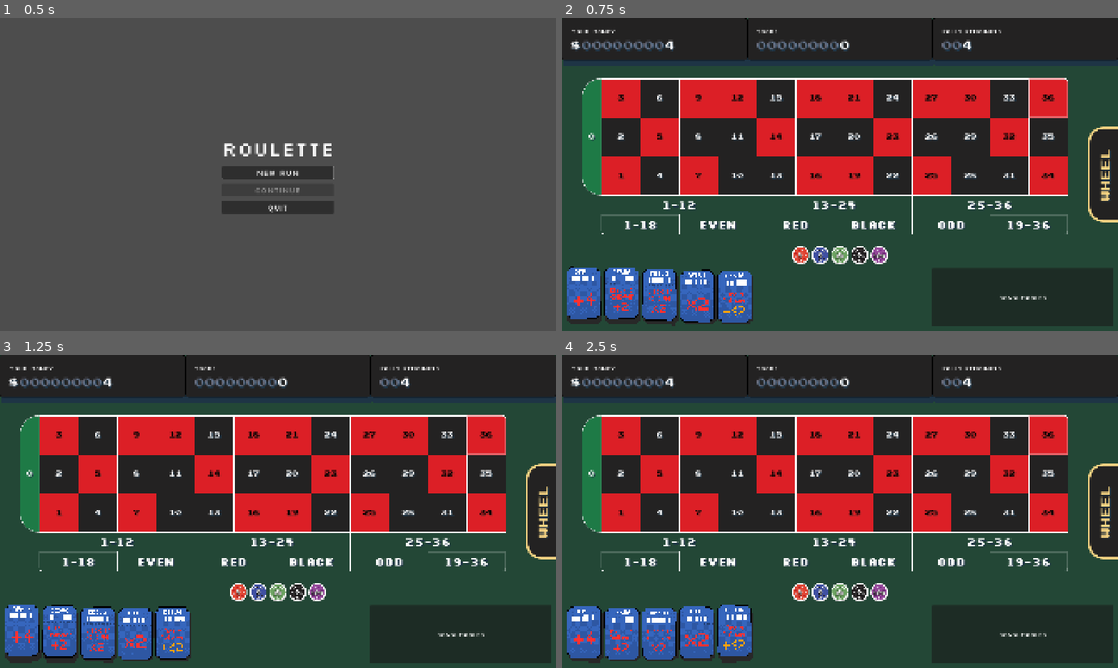
Above: before the commit, frames 1-4 (two rows, left to right).
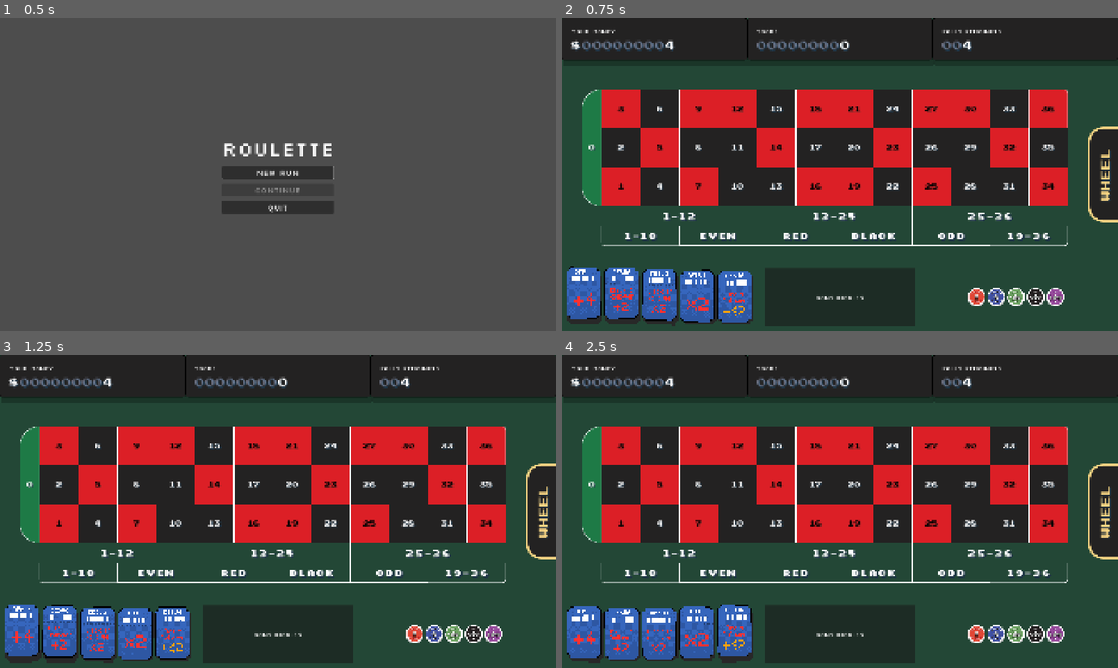
Above: after the commit, the same moments.

Repository: ross-ca/roulette-wheel
Game: Godot game, scene res://scenes/main_menu/main_menu.tscn
Two runs of this game, one before a commit and one after it. Both use one fixed random seed, a clock stepped at 60 frames per second and the inputs below.
Inputs:
- Up to frame 1 (0.5 s): no input
- Up to frame 2 (0.75 s): click "New run" at 0.5 s
- Up to frame 3 (1.25 s): no input
- Up to frame 4 (2.5 s): click "WHEEL" at 1.25 s; click "TABLE" at 2 s

Frame 1 is identical in both runs. In frame 2, 29% of the frame differs, in the area x 0-100%, y 13-99%; in frame 3, 29%; in frame 4, 29%.

Commit message:
feat: adjust betting table layout

Diff:
--- a/project.godot
+++ b/project.godot
@@ -13,6 +13,7 @@
 config/name="roulette-wheel"
 run/main_scene="res://scenes/main_menu/main_menu.tscn"
 config/features=PackedStringArray("4.7", "Forward Plus")
+boot_splash/bg_color=Color(0, 0, 0, 1)
 config/icon="res://icon.svg"
 
 [autoload]
@@ -34,3 +35,4 @@
 [rendering]
 
 rendering_device/driver.windows="d3d12"
+textures/vram_compression/import_etc2_astc=true
--- a/scenes/betting_view/betting_view.gd
+++ b/scenes/betting_view/betting_view.gd
@@ -1,7 +1,8 @@
 class_name BettingView
 extends Control
-## The play phase's betting screen: money, score and rolls along the top, the table, the chips to
-## drag onto it, the tickets and consumables along the bottom, and the WHEEL tab on the right edge.
+## The play phase's betting screen: money, score and rolls along the top, the table, the tickets,
+## consumables and the chips to drag onto the table along the bottom (left, middle and right), and
+## the WHEEL tab on the right edge.
 ## Display only: it reports what the player does through its signals, and play.gd decides what
 ## happens.
 
@@ -10,6 +11,9 @@
 signal wheel_requested
 
 const CHIP_SCENE := preload("res://scenes/chip/chip.tscn")
+## Most chips in a row before they wrap onto another. The rows are kept even, so seven chips make
+## a row of four and a row of three.
+const CHIPS_PER_ROW := 5
 
 ## Where the shared ticket strip sits while this view is showing. play.gd moves it there.
 @onready var ticket_slot: Control = %TicketSlot
@@ -18,7 +22,7 @@
 @onready var _rolls: StatDisplay = %RollsDisplay
 @onready var _score: StatDisplay = %ScoreDisplay
 @onready var _table: BetTable = %Table
-@onready var _chips: HBoxContainer = %Chips
+@onready var _chips: VBoxContainer = %Chips # one centred HBoxContainer per row of chips
 
 
 func _ready() -> void:
@@ -42,14 +46,23 @@
 	_table.show_pockets(pockets)
 
 
-## Replaces the chips in the row with one per value, in order. A chip's tier is its index here.
+## Replaces the chips with one per value, in order, in centred rows. A chip's tier is its index here.
 func set_chip_values(values: Array[int]) -> void:
-	for child in _chips.get_children():
-		child.queue_free()
+	for row in _chips.get_children():
+		_chips.remove_child(row) # so set_editable only sees the new rows
+		row.queue_free()
+	var rows := ceili(values.size() / float(CHIPS_PER_ROW))
+	var per_row := ceili(values.size() / float(maxi(rows, 1)))
+	var row: HBoxContainer
 	for tier in values.size():
+		if tier % per_row == 0:
+			row = HBoxContainer.new()
+			row.alignment = BoxContainer.ALIGNMENT_CENTER
+			row.mouse_filter = Control.MOUSE_FILTER_IGNORE
+			_chips.add_child(row)
 		var chip: Chip = CHIP_SCENE.instantiate()
 		chip.setup(values[tier], tier)
-		_chips.add_child(chip)
+		row.add_child(chip)
 
 
 ## Shows the chips on each spot of the table.
@@ -60,5 +73,6 @@
 ## Locks or unlocks the table and chips. They're locked while a spin is running.
 func set_editable(editable: bool) -> void:
 	_table.set_editable(editable)
-	for chip: Chip in _chips.get_children():
-		chip.disabled = not editable
+	for row in _chips.get_children():
+		for chip: Chip in row.get_children():
+			chip.disabled = not editable
--- a/scenes/betting_view/betting_view.tscn
+++ b/scenes/betting_view/betting_view.tscn
@@ -86,13 +86,6 @@
 style = ExtResource("4_style")
 fill = 0.95
 
-[node name="Chips" type="HBoxContainer" parent="Rows/Margin/Body" unique_id=187652771]
-unique_name_in_owner = true
-custom_minimum_size = Vector2(0, 64)
-layout_mode = 2
-mouse_filter = 2
-alignment = 1
-
 [node name="Bottom" type="HBoxContainer" parent="Rows/Margin/Body" unique_id=1316435993]
 custom_minimum_size = Vector2(0, 200)
 layout_mode = 2
@@ -103,18 +96,24 @@
 unique_name_in_owner = true
 layout_mode = 2
 size_flags_horizontal = 3
-size_flags_stretch_ratio = 2.0
 mouse_filter = 2
 
 [node name="Bowl" type="PanelContainer" parent="Rows/Margin/Body/Bottom" unique_id=694186356]
+custom_minimum_size = Vector2(520, 0)
 layout_mode = 2
-size_flags_horizontal = 3
 
 [node name="Label" type="Label" parent="Rows/Margin/Body/Bottom/Bowl" unique_id=1069860572]
 layout_mode = 2
 text = "Consumables"
 horizontal_alignment = 1
 vertical_alignment = 1
+
+[node name="Chips" type="VBoxContainer" parent="Rows/Margin/Body/Bottom" unique_id=187652771]
+unique_name_in_owner = true
+layout_mode = 2
+size_flags_horizontal = 3
+size_flags_vertical = 4
+mouse_filter = 2
 
 [node name="WheelTab" parent="." unique_id=1605460053 instance=ExtResource("6_tab")]
 layout_mode = 1
--- a/scenes/stat_display/stat_display.tscn
+++ b/scenes/stat_display/stat_display.tscn
@@ -19,7 +19,7 @@
 corner_radius_top_right = 8
 corner_radius_bottom_right = 8
 corner_radius_bottom_left = 8
-shadow_color = Color(0.11764706, 0.20392157, 0.27058825, 1)
+shadow_color = Color(0, 0, 0, 0.25)
 shadow_size = 1
 shadow_offset = Vector2(4, 20)
 
Not shown, changed: export_presets.cfg
